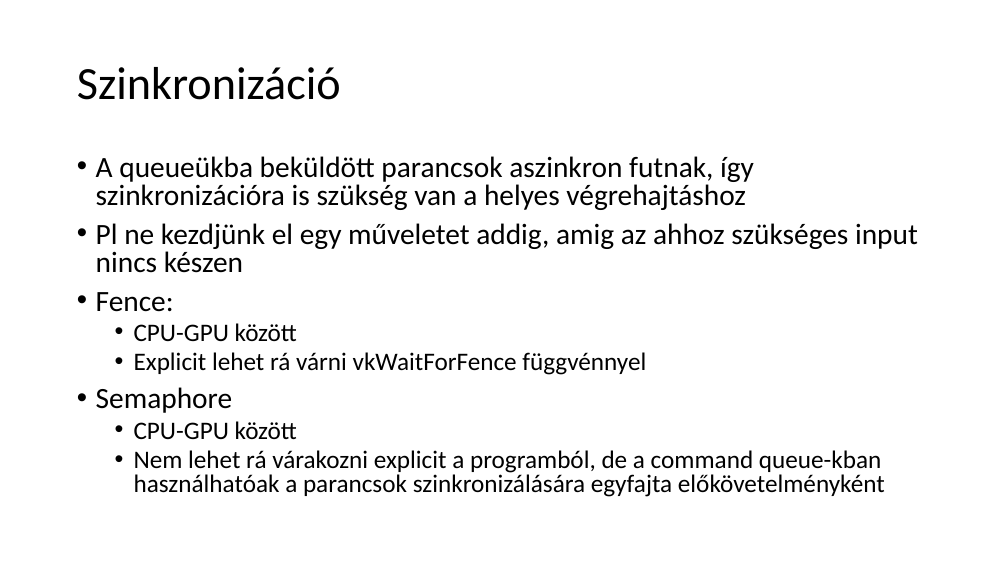
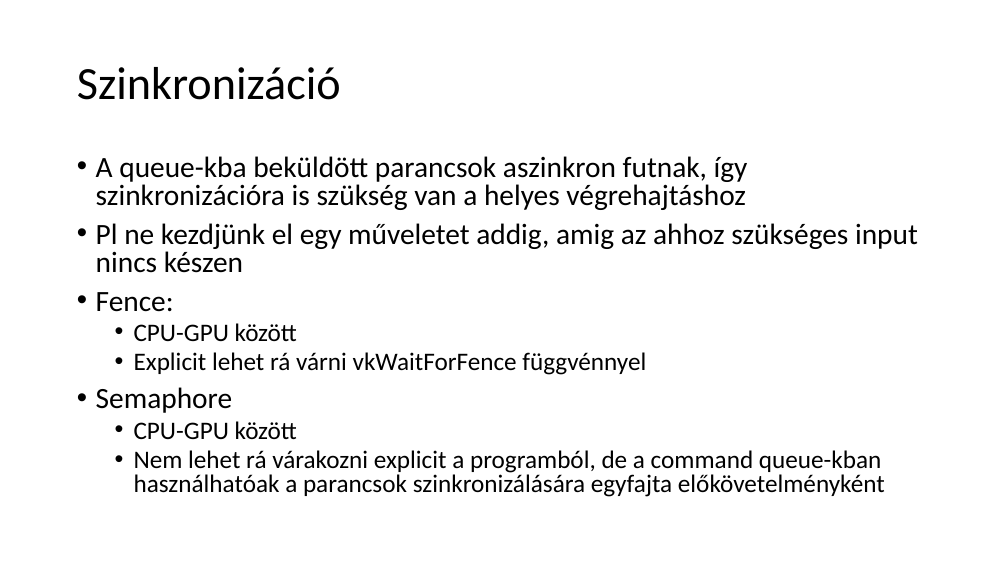
Before and after one commit to balix18/minercaftVK, a slide deck: slide 8 of doc/pres.pptx. Drawn at 1008x567 pixels with LibreOffice and Linux fonts; fonts in the diff are those of the drawing. Boxes give left, top, right and bottom in pixels: in the first picture for what was removed or moved away, otherwise in the second. Text is boxed around its words. In the diff, an @@ line names an element or a change of style, - is before the commit and + after.

```diff
--- a/doc/pres.pptx
+++ b/doc/pres.pptx
@@ text at (96, 156, 748, 210): text changed @@
-• A queueükba beküldött parancsok aszinkron futnak, így szinkronizációra is szükség van a helyes végrehajtáshoz
+• A queue-kba beküldött parancsok aszinkron futnak, így szinkronizációra is szükség van a helyes végrehajtáshoz
```
Also in this commit, not shown: 1 other slide changed, 1 other file.
